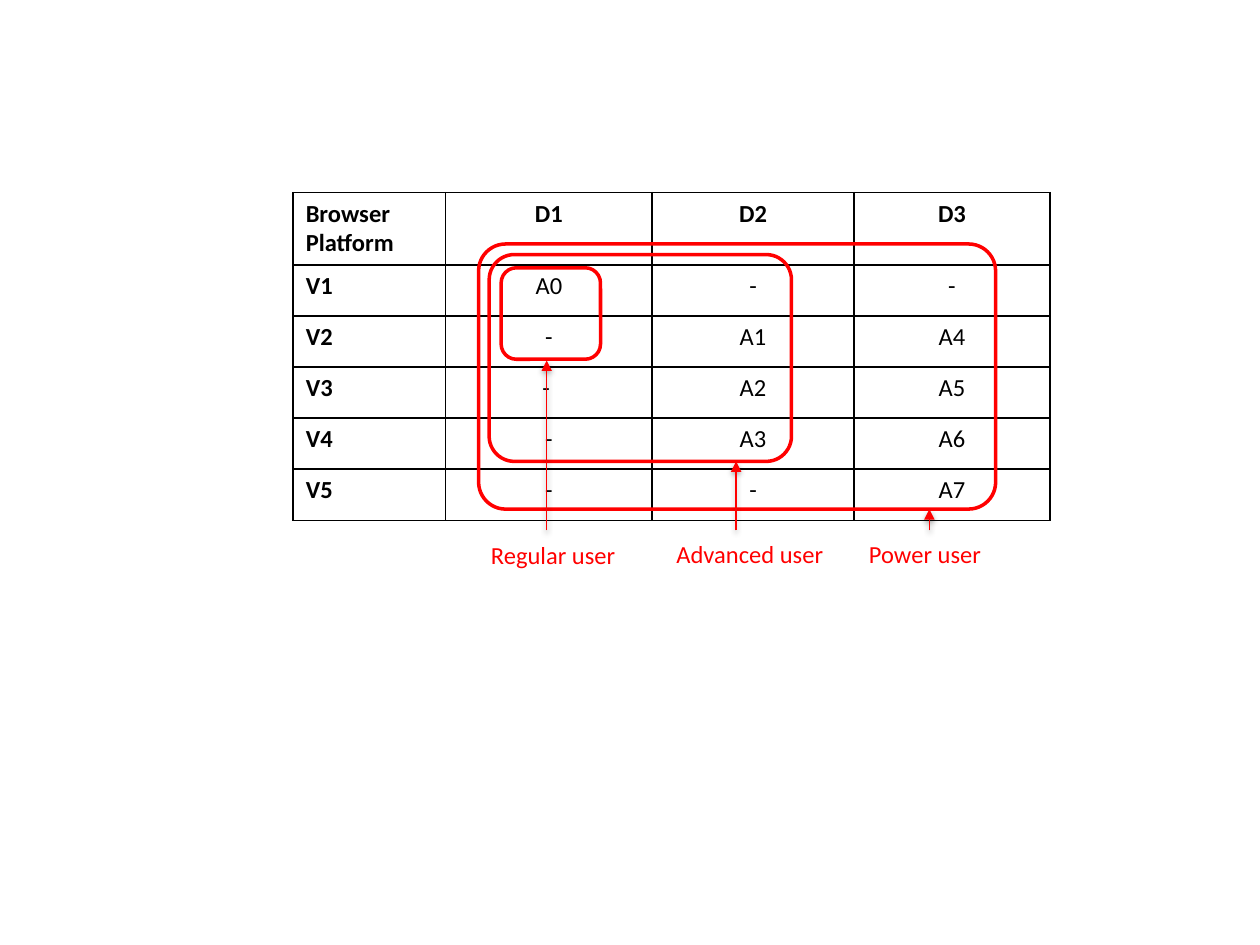
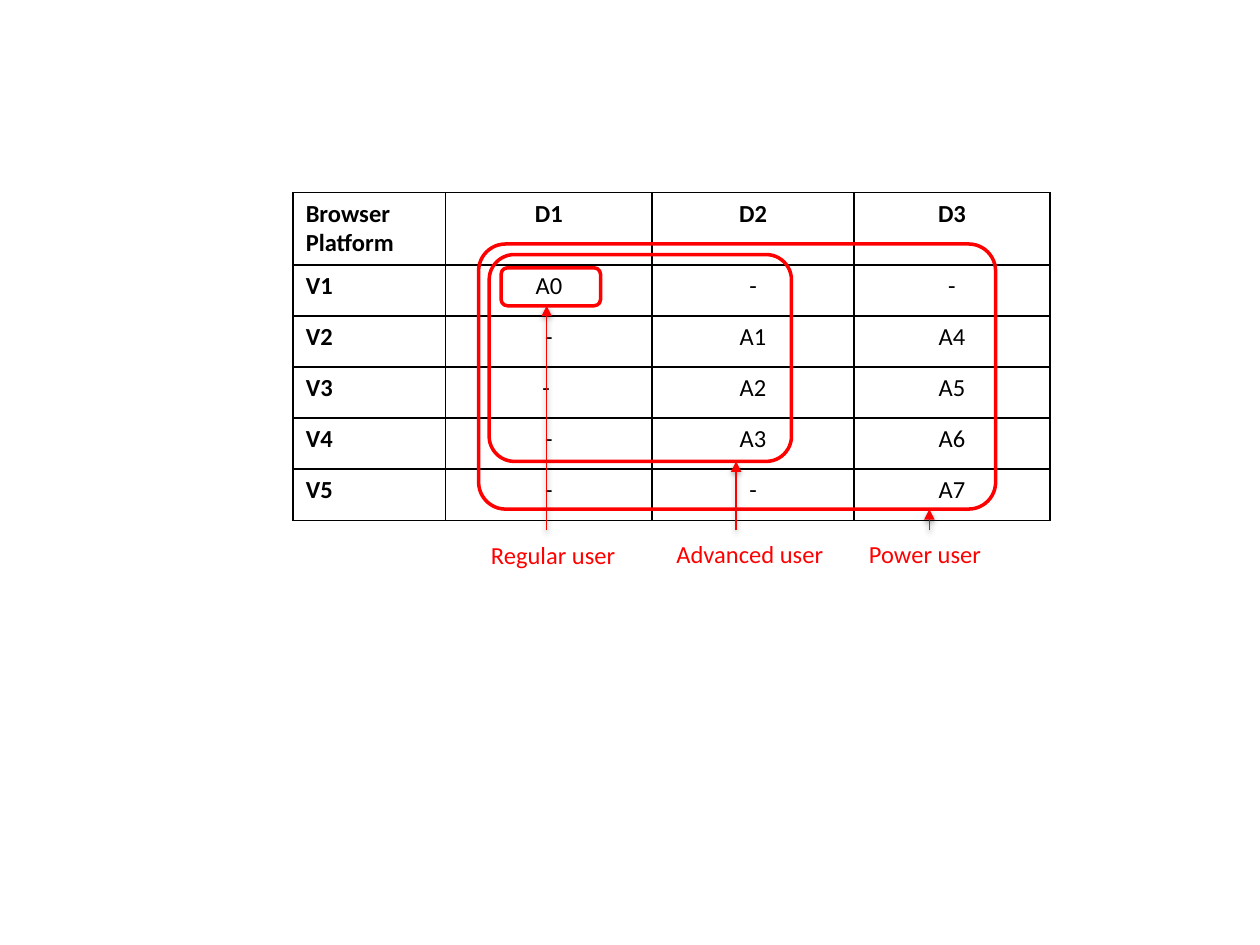
Before and after one commit to reTHINK-project/core-framework, a slide deck: slide 8 of docs/specs/runtime/securityanalysis_figs.pptx. Drawn at 1260x945 pixels with LibreOffice and Linux fonts; fonts in the diff are those of the drawing. Boxes give left, top, right and bottom in pixels: in the first picture for what was removed or moved away, otherwise in the second. Text is boxed around its words. In the diff, an @@ line names an element or a change of style, - is before the commit and + after.

```diff
--- a/docs/specs/runtime/securityanalysis_figs.pptx
+++ b/docs/specs/runtime/securityanalysis_figs.pptx
@@ rounded rectangle: place and size @@
-rounded rectangle at box(501, 268, 601, 360)
+rounded rectangle at box(501, 268, 601, 306)
@@ arrow moved from (547, 530) - (547, 360) to (547, 530) - (547, 306) @@
```
Also in this commit, not shown: 1 other slide changed, 2 other files.
